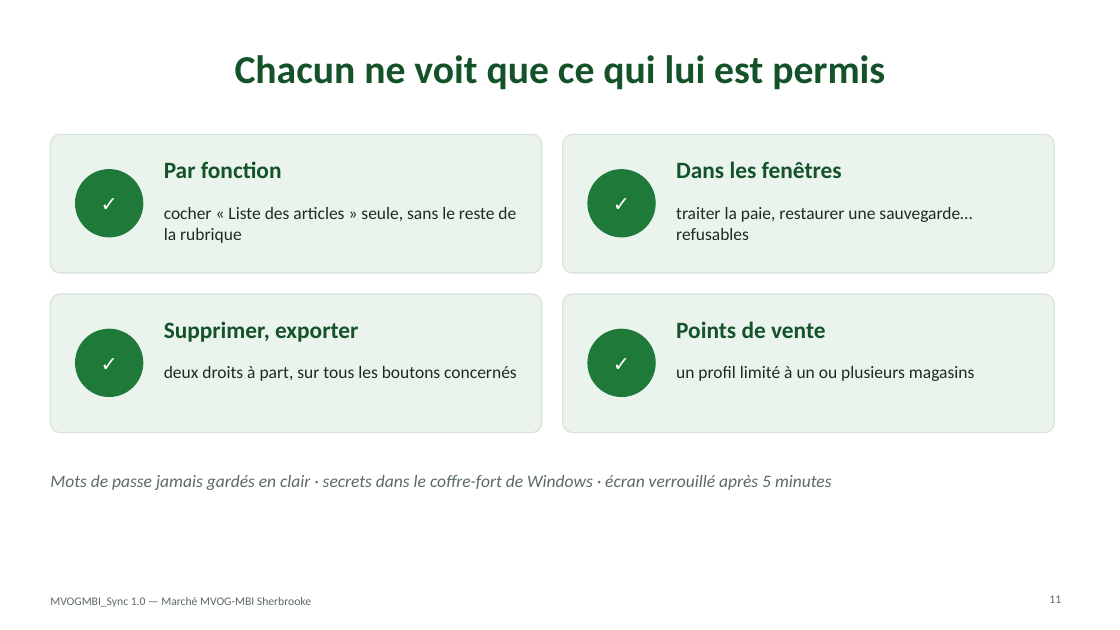
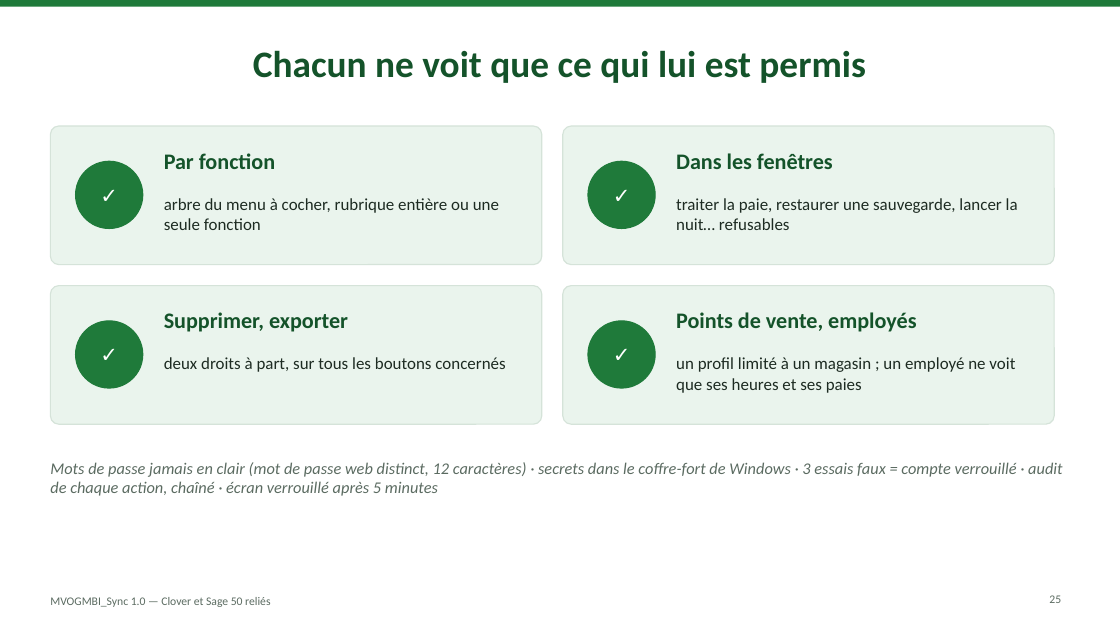
Before and after one commit to mteingueng-dot/MVOGMBI_Sync_2026.1, a slide deck: slide 25 of documentation/Presentation_MVOGMBI_Sync.pptx (slide 11 before the commit). Drawn at 1120x630 pixels with LibreOffice and Linux fonts; fonts in the diff are those of the drawing. Boxes give left, top, right and bottom in pixels: in the first picture for what was removed or moved away, otherwise in the second. Text is boxed around its words. In the diff, an @@ line names an element or a change of style, - is before the commit and + after.

```diff
--- a/documentation/Presentation_MVOGMBI_Sync.pptx
+++ b/documentation/Presentation_MVOGMBI_Sync.pptx
@@ rectangle added at <box>0,0,1120,7</box>, fill #1F7A3A @@
@@ title "Chacun ne voit que ce ..." at <box>253,50,865,83</box>: size 34 to 32 pt @@
@@ text removed at <box>164,207,516,243</box> @@
-cocher « Liste des articles » seule, sans le reste de la rubrique
@@ text added at <box>164,198,499,230</box>, 14.5 pt, text #1D2B22 @@
+arbre du menu à cocher, rubrique entière ou une seule fonction
@@ text at <box>676,198,1018,230</box>: text changed; size 15 to 14.5 pt @@
-traiter la paie, restaurer une sauvegarde… refusables
+traiter la paie, restaurer une sauvegarde, lancer la nuit… refusables
@@ proportions changed in 4 elements at <box>50,126,542,265</box>, <box>563,126,1054,265</box>, <box>50,286,542,424</box>, <box>563,286,1054,424</box> @@
@@ size 20 to 19 pt in 3 elements at <box>164,153,275,169</box>, <box>676,153,833,169</box>, <box>164,312,348,332</box> @@
@@ 7 texts, 4 rounded rectangles, 4 ellipses: place and size @@
-7 texts, 4 rounded rectangles, 4 ellipses at <box>50,134,1054,433</box>
+7 texts, 4 rounded rectangles, 4 ellipses at <box>50,126,1054,424</box>
@@ size 17.6 to 18 pt in 4 elements at <box>76,161,143,229</box>, <box>588,161,655,229</box>, <box>76,321,143,388</box>, <box>588,321,655,388</box> @@
@@ text at <box>676,312,916,332</box>: text changed; size 20 to 19 pt @@
-Points de vente
+Points de vente, employés
@@ text "deux droits à part, sur ...": place and size @@
-text "deux droits à part, sur ..." at <box>164,366,517,381</box>
+text "deux droits à part, sur ..." at <box>164,357,505,372</box>
@@ text "deux droits à part, sur ..." at <box>164,357,505,372</box>: size 15 to 14.5 pt @@
@@ text at <box>676,357,1015,393</box>: text changed; size 15 to 14.5 pt @@
-un profil limité à un ou plusieurs magasins
+un profil limité à un magasin ; un employé ne voit que ses heures et ses paies
@@ text at <box>50,462,1062,496</box>: text changed; size 15 to 14 pt @@
-Mots de passe jamais gardés en clair · secrets dans le coffre-fort de Windows · écran verrouillé après 5 minutes
+Mots de passe jamais en clair (mot de passe web distinct, 12 caractères) · secrets dans le coffre-fort de Windows · 3 essais faux = compte verrouillé · audit de chaque action, chaîné · écran verrouillé après 5 minutes
@@ text at <box>50,597,270,607</box>: text changed @@
-MVOGMBI_Sync 1.0 — Marché MVOG-MBI Sherbrooke
+MVOGMBI_Sync 1.0 — Clover et Sage 50 reliés
@@ page number at <box>1049,595,1061,603</box>: text changed @@
-11
+25
```
Also in this commit, not shown: 9 other slides changed, 20 slides added, 3 slides removed, 32 other files.
